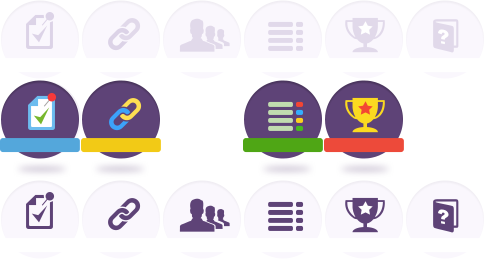
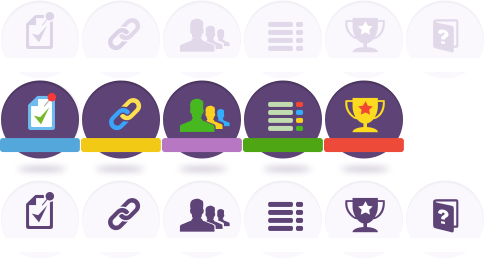
Revision of a layered 486x260 image; what changed, layer by layer:
added layer "Слой 18" above "Слой 17" over [162, 80, 242, 177]
